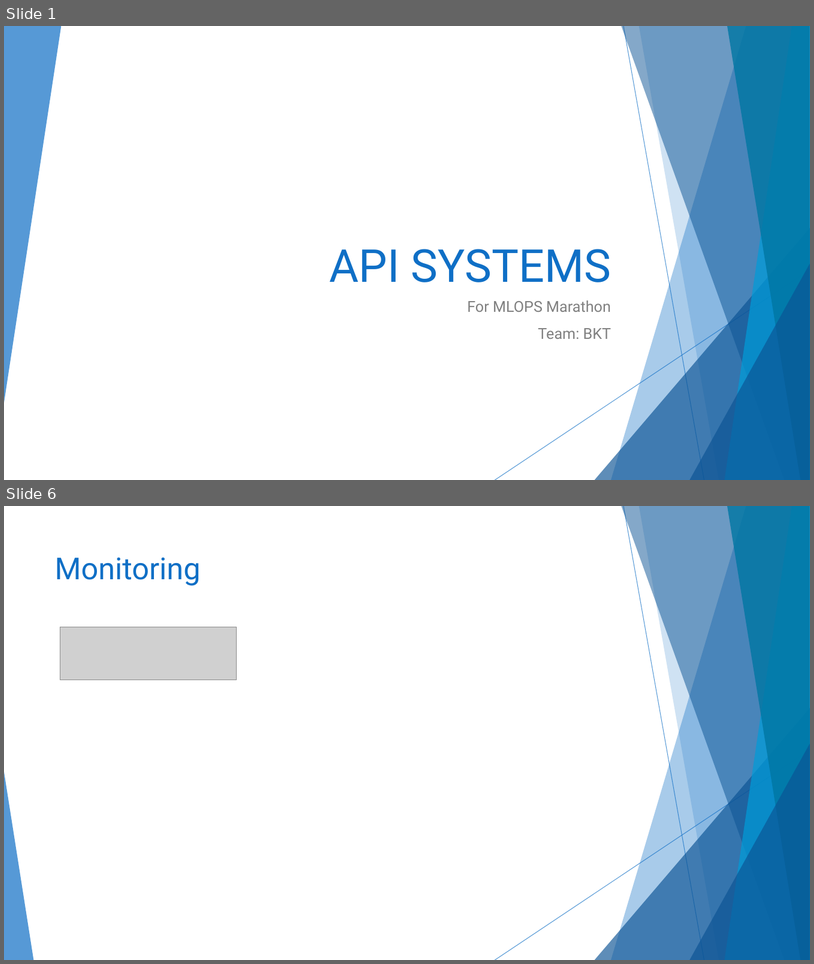
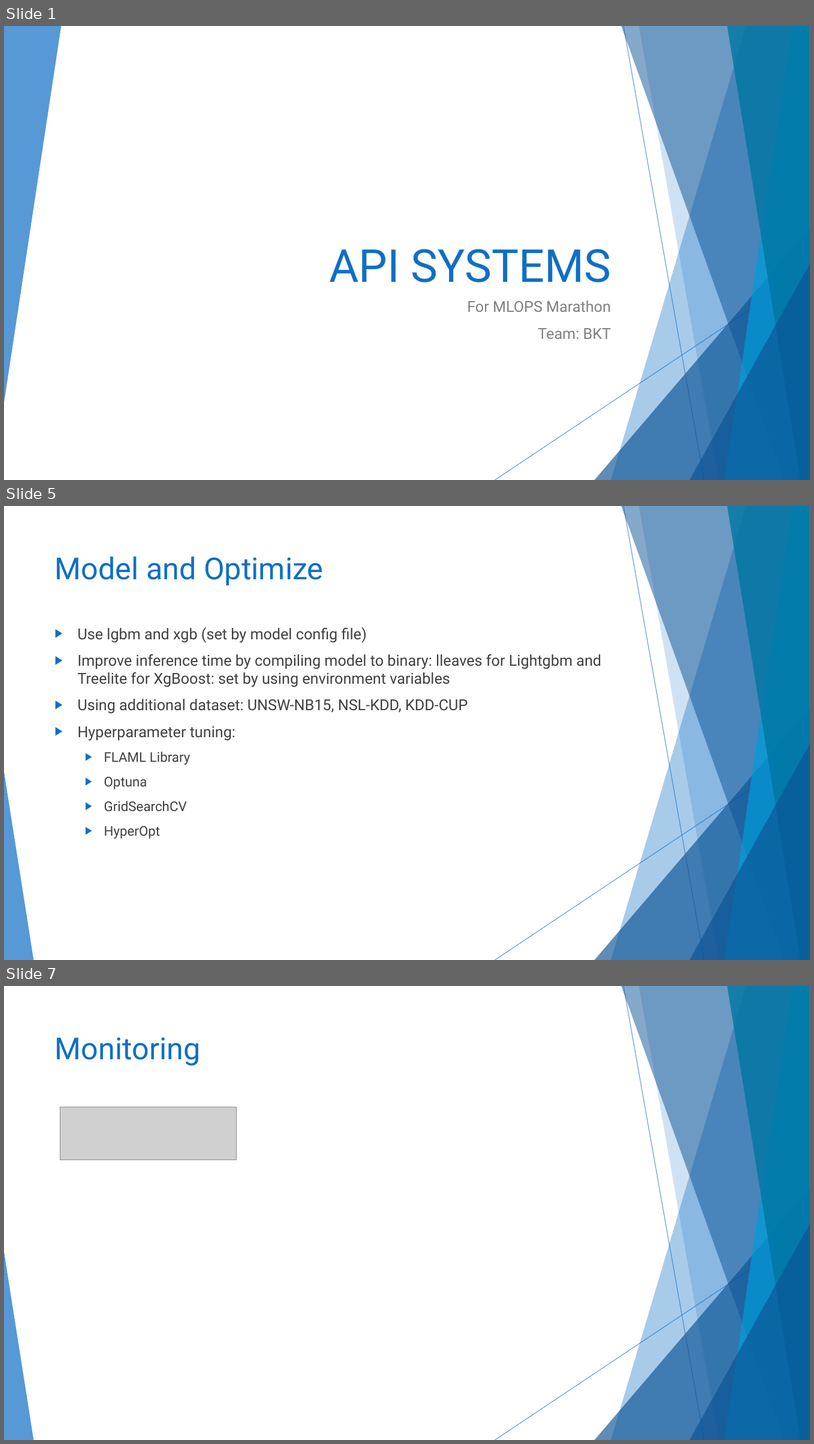
Before and after one commit to bkt92/bkt_mlops, a slide deck: notebooks/API Presentation.pptx. Shown one above the other, each under a label of ours: slides 1 and 6 before the commit, slides 1, 5 and 7 after it; the slides between them are not shown. The pictures are 814x964 and 814x1444 pixels, drawn with LibreOffice and Linux fonts; fonts in the diff are those of the drawing; grey boxes stand for pictures. Boxes give left, top, right and bottom in pixels: in the first picture for what was removed or moved away, otherwise in the second. Text is boxed around its words. In the diff, an @@ line names an element or a change of style, - is before the commit and + after.

Commit message:
update model

```diff
--- a/notebooks/API Presentation.pptx
+++ b/notebooks/API Presentation.pptx
@@ slide 5 added at [4, 506, 810, 960], background #FFFFFF; not listed: 10 template elements that a slide beside it also shows @@
@@ title added at [55, 556, 323, 586], 36 pt, text #0F6FC6 @@
+Model and Optimize
@@ text added at [78, 627, 602, 838], 18 pt, text #404040 @@
+▶ Use lgbm and xgb (set by model config file)
+▶ Improve inference time by compiling model to binary: lleaves for Lightgbm and Treelite for XgBoost: set by using environment variables
+▶ Using additional dataset: UNSW-NB15, NSL-KDD, KDD-CUP
+▶ Hyperparameter tuning:
+  ▶ FLAML Library
+  ▶ Optuna
+  ▶ GridSearchCV
+  ▶ HyperOpt
@@ what was slide 6 is now slide 7 @@
```
Also in this commit, not shown: 2 slides changed, 2 other slides added, 2 slides removed, 2 other files.
